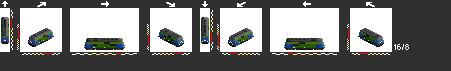
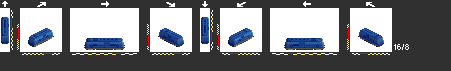
Before/after of a 451×71 layered artwork. What changed in the layer stack:
renamed "Layer 1" to "light", hid it over bbox(2, 41, 383, 45)
removed layer "dark roof" over bbox(2, 17, 383, 42)
removed layer "logo" over bbox(4, 38, 382, 48)
renamed "dsb 77" to "dsb1", hid it, painted on it over bbox(1, 17, 383, 48)
renamed "Layer 3" to "mz1", painted on it over bbox(1, 17, 383, 50)
